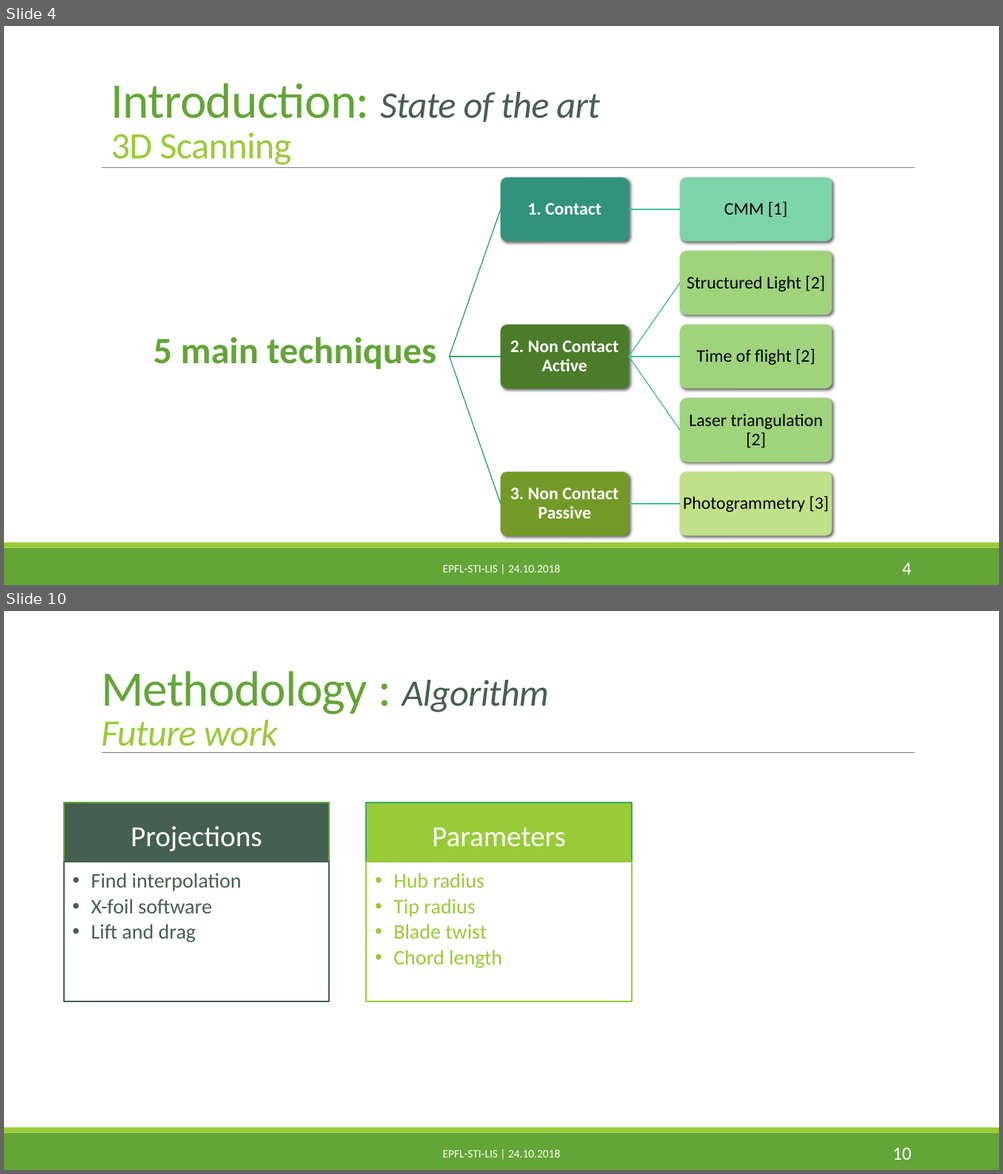
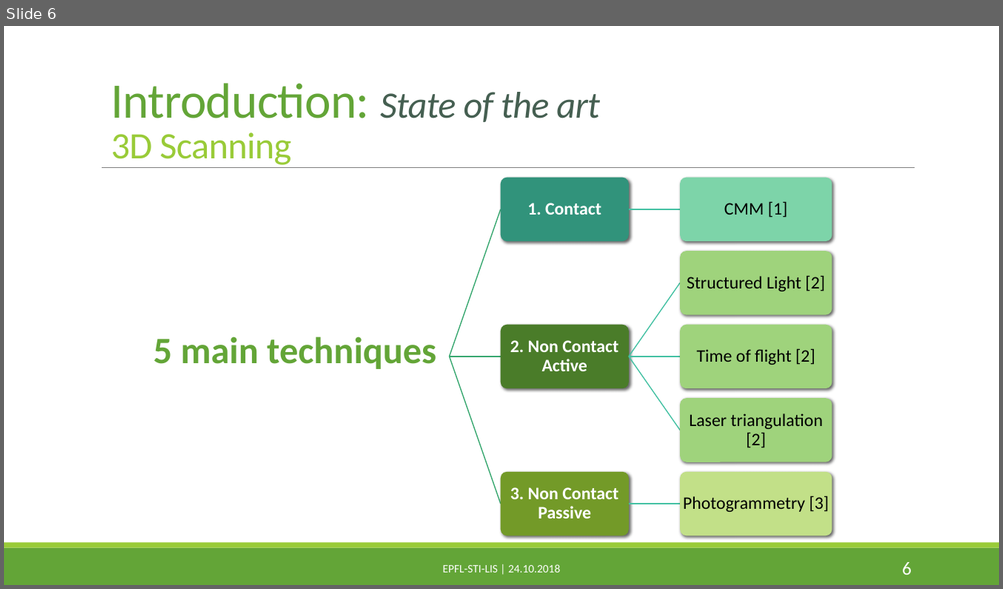
Before and after one commit to PaulineMauryL/PropellerProject, a slide deck: MIDTERM.pptx. Shown one above the other, each under a label of ours: slides 4 and 10 before the commit, slide 6 after it; the slides between them are not shown. The pictures are 1003x1174 and 1003x589 pixels, drawn with LibreOffice and Linux fonts; fonts in the diff are those of the drawing. Boxes give left, top, right and bottom in pixels: in the first picture for what was removed or moved away, otherwise in the second. Text is boxed around its words. In the diff, an @@ line names an element or a change of style, - is before the commit and + after.

```diff
--- a/MIDTERM.pptx
+++ b/MIDTERM.pptx
@@ slide 10 removed at [4, 611, 999, 1170], background #FFFFFF; not listed: 3 template elements that a slide beside it also shows @@
@@ title removed at [101, 671, 549, 753] @@
-Methodology : Algorithm
-Future work
@@ group removed at [64, 803, 632, 1001]: 4 rectangles, 4 texts @@
-Projections
-  • Find interpolation
-  • X-foil software
-  • Lift and drag
-Parameters
-  • Hub radius
-  • Tip radius
-  • Blade twist
-  • Chord length
@@ text removed at [443, 1150, 560, 1158] @@
-EPFL-STI-LIS | 24.10.2018
@@ page number removed at [892, 1147, 911, 1160] @@
-10
@@ what was slide 4 is now slide 6 @@
@@ page number at [902, 562, 911, 575]: text changed @@
-4
+6
```
Also in this commit, not shown: 11 slides changed, 3 slides added.
